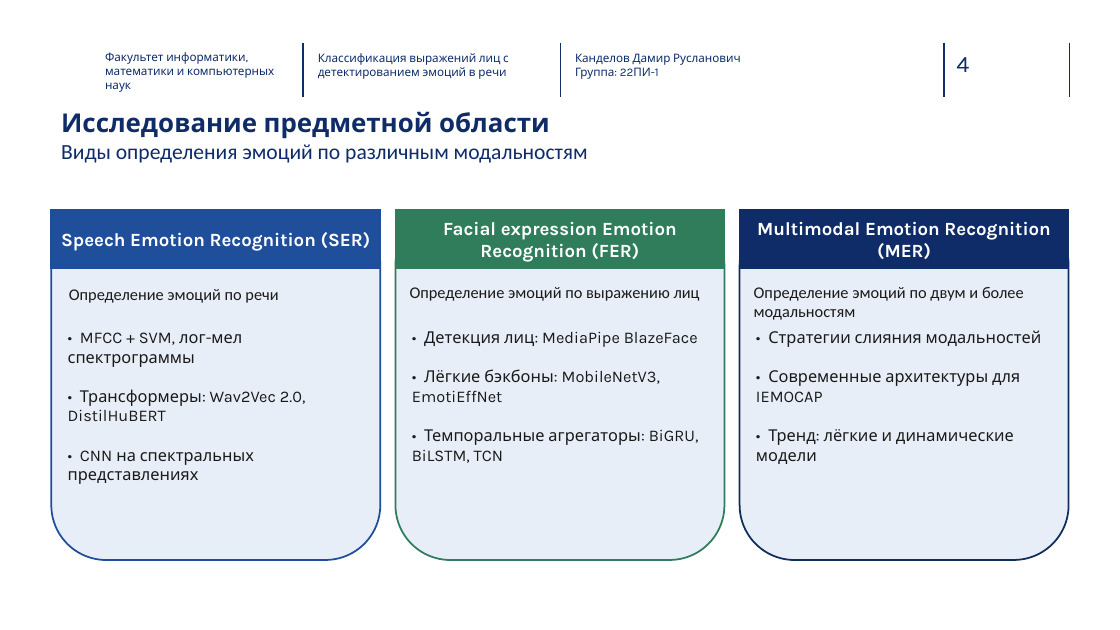
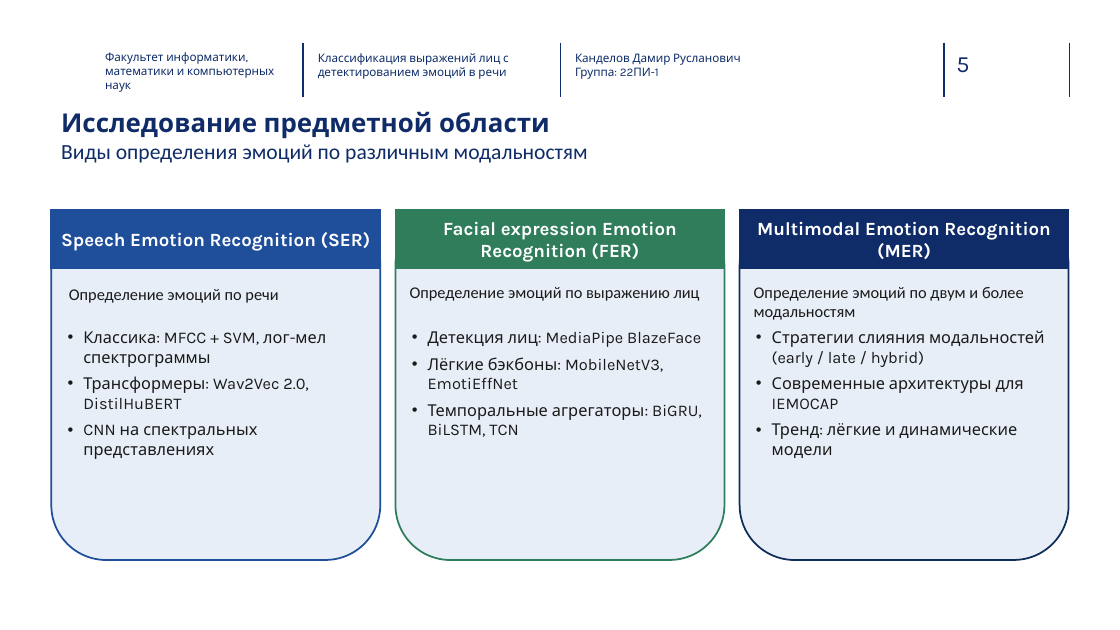
Before and after one commit to Kaparya/Classification-of-Facial-Expressions, a slide deck: slide 5 of Diploma_presentation.pptx (slide 4 before the commit). Drawn at 1120x630 pixels with LibreOffice and Linux fonts; fonts in the diff are those of the drawing; background and template pictures are left out. Boxes give left, top, right and bottom in pixels: in the first picture for what was removed or moved away, otherwise in the second. Text is boxed around its words. In the diff, an @@ line names an element or a change of style, - is before the commit and + after.

```diff
--- a/Diploma_presentation.pptx
+++ b/Diploma_presentation.pptx
@@ page number at (956,57,969,73): text changed @@
-4
+5
@@ text at (83,331,326,459): text changed @@
-• MFCC + SVM, лог-мел спектрограммы
-• Трансформеры: Wav2Vec 2.0, DistilHuBERT
-• CNN на спектральных представлениях
+• Классика: MFCC + SVM, лог-мел спектрограммы
+• Трансформеры: Wav2Vec 2.0, DistilHuBERT
+• CNN на спектральных представлениях
@@ text at (428,331,702,437): text changed @@
-• Детекция лиц: MediaPipe BlazeFace
-• Лёгкие бэкбоны: MobileNetV3, EmotiEffNet
-• Темпоральные агрегаторы: BiGRU, BiLSTM, TCN
+• Детекция лиц: MediaPipe BlazeFace
+• Лёгкие бэкбоны: MobileNetV3, EmotiEffNet
+• Темпоральные агрегаторы: BiGRU, BiLSTM, TCN
@@ text at (772,330,1045,458): text changed @@
-• Стратегии слияния модальностей
-• Современные архитектуры для IEMOCAP
-• Тренд: лёгкие и динамические модели
+• Стратегии слияния модальностей (early / late / hybrid)
+• Современные архитектуры для IEMOCAP
+• Тренд: лёгкие и динамические модели
```
Also in this commit, not shown: 9 other slides changed, 1 slide added, 2 other files.
